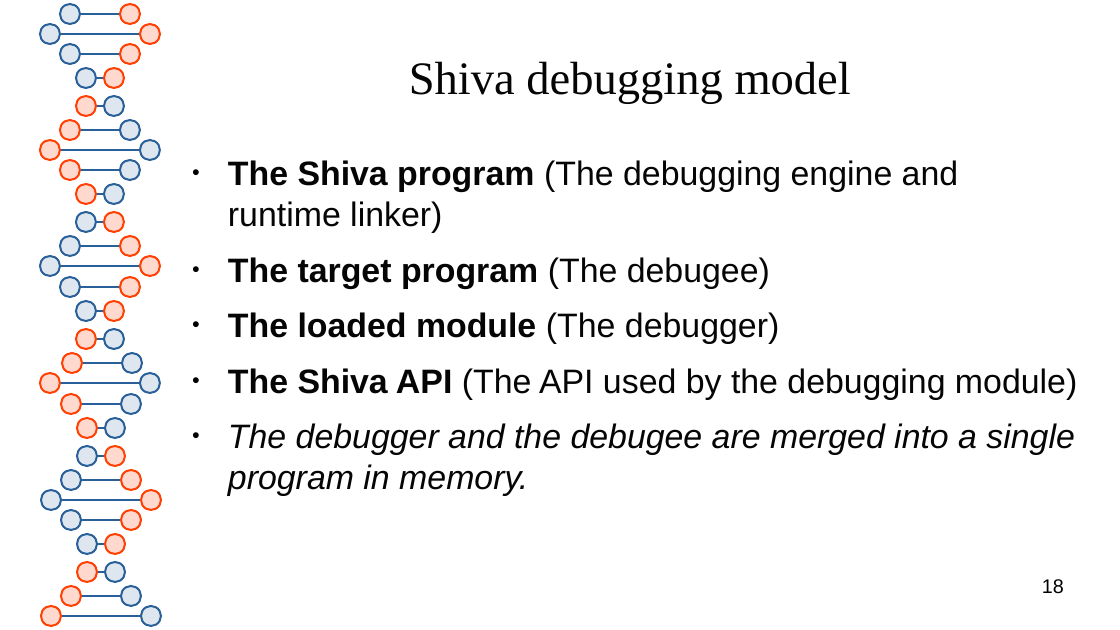
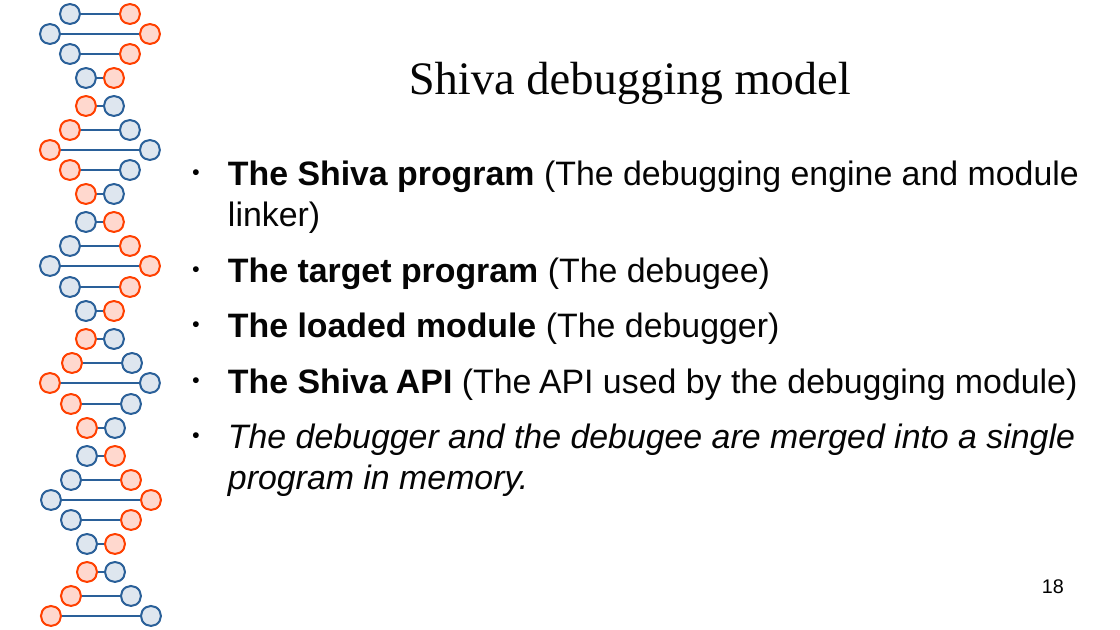
Before and after one commit to elfmaster/shiva, a slide deck: slide 18 of presentation/shiva_runtime.odp. Drawn at 1120x630 pixels with LibreOffice and Linux fonts; fonts in the diff are those of the drawing. Boxes give left, top, right and bottom in pixels: in the first picture for what was removed or moved away, otherwise in the second. Text is boxed around its words. In the diff, an @@ line names an element or a change of style, - is before the commit and + after.

```diff
--- a/presentation/shiva_runtime.odp
+++ b/presentation/shiva_runtime.odp
@@ text at [228, 160, 1079, 233]: text changed @@
-● The Shiva program (The debugging engine and runtime linker)
+● The Shiva program (The debugging engine and module linker)
```
Also in this commit, not shown: 8 other slides changed, 9 slides added, 1 other file.
